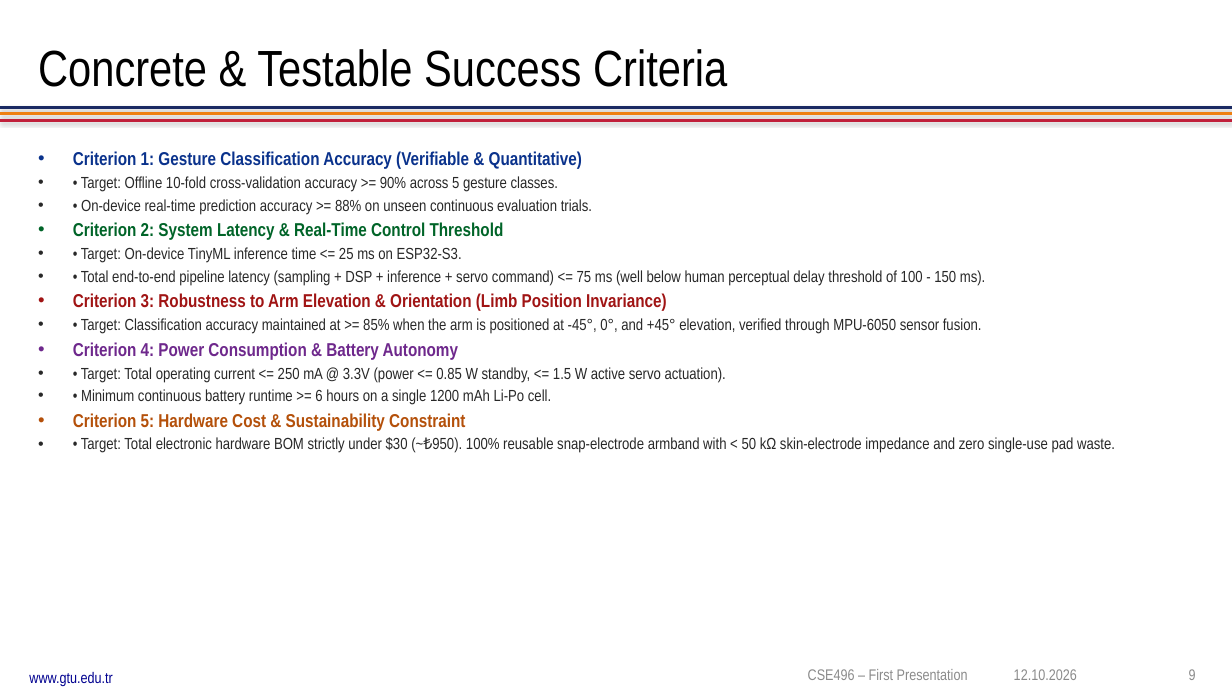
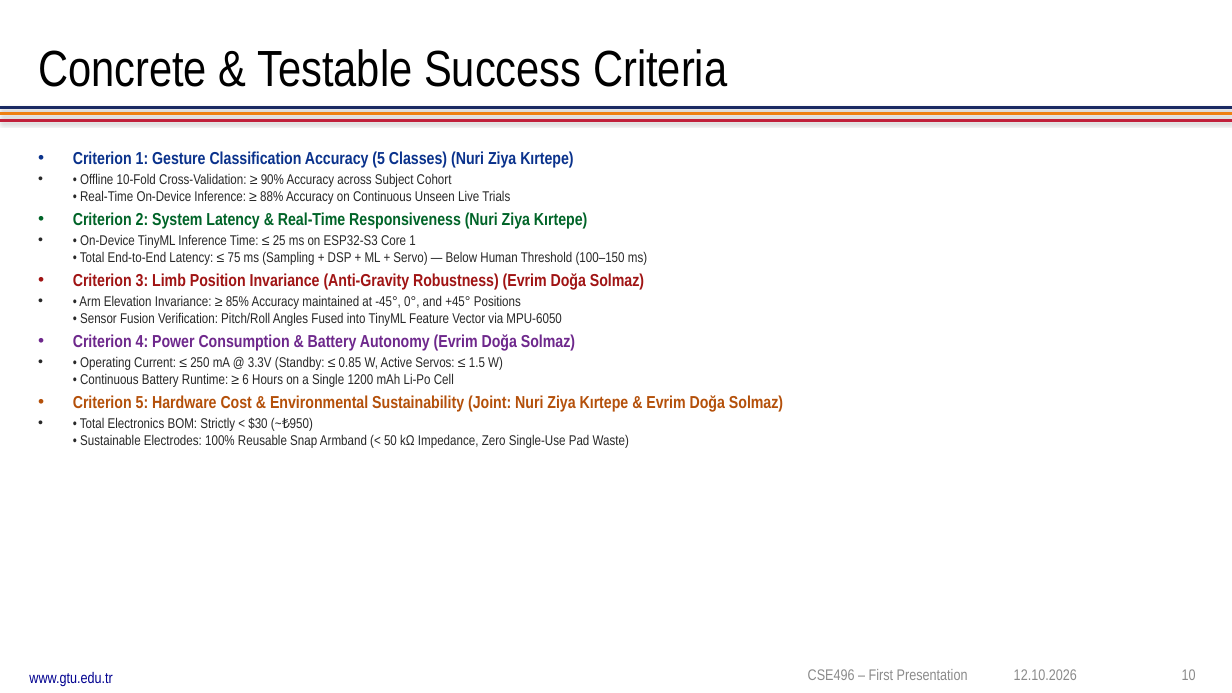
Before and after one commit to nziyak/nuada-bionic-hand-tinyml, a slide deck: slide 10 of docs/presentations/Nuada_Bionic_Hand_Project_Proposal_Presentation.pptx (slide 9 before the commit). Drawn at 1232x693 pixels with LibreOffice and Linux fonts; fonts in the diff are those of the drawing; background and template pictures are left out. Boxes give left, top, right and bottom in pixels: in the first picture for what was removed or moved away, otherwise in the second. Text is boxed around its words. In the diff, an @@ line names an element or a change of style, - is before the commit and + after.

```diff
--- a/docs/presentations/Nuada_Bionic_Hand_Project_Proposal_Presentation.pptx
+++ b/docs/presentations/Nuada_Bionic_Hand_Project_Proposal_Presentation.pptx
@@ text at bbox=[73, 151, 783, 448]: text changed; size 12.5 to 11 pt @@
-• Criterion 1: Gesture Classification Accuracy (Verifiable & Quantitative)
-• • Target: Offline 10-fold cross-validation accuracy >= 90% across 5 gesture classes.
-• • On-device real-time prediction accuracy >= 88% on unseen continuous evaluation trials.
-• Criterion 2: System Latency & Real-Time Control Threshold
-• • Target: On-device TinyML inference time <= 25 ms on ESP32-S3.
-• • Total end-to-end pipeline latency (sampling + DSP + inference + servo command) <= 75 ms (well below human perceptual delay threshold of 100 - 150 ms).
-• Criterion 3: Robustness to Arm Elevation & Orientation (Limb Position Invariance)
-• • Target: Classification accuracy maintained at >= 85% when the arm is positioned at -45°, 0°, and +45° elevation, verified through MPU-6050 sensor fusion.
-• Criterion 4: Power Consumption & Battery Autonomy
-• • Target: Total operating current <= 250 mA @ 3.3V (power <= 0.85 W standby, <= 1.5 W active servo actuation).
-• • Minimum continuous battery runtime >= 6 hours on a single 1200 mAh Li-Po cell.
-• Criterion 5: Hardware Cost & Sustainability Constraint
-• • Target: Total electronic hardware BOM strictly under $30 (~₺950). 100% reusable snap-electrode armband with < 50 kΩ skin-electrode impedance and zero single-use pad waste.
+• Criterion 1: Gesture Classification Accuracy (5 Classes) (Nuri Ziya Kırtepe)
+• • Offline 10-Fold Cross-Validation: ≥ 90% Accuracy across Subject Cohort
+  • Real-Time On-Device Inference: ≥ 88% Accuracy on Continuous Unseen Live Trials
+• Criterion 2: System Latency & Real-Time Responsiveness (Nuri Ziya Kırtepe)
+• • On-Device TinyML Inference Time: ≤ 25 ms on ESP32-S3 Core 1
+  • Total End-to-End Latency: ≤ 75 ms (Sampling + DSP + ML + Servo) — Below Human Threshold (100–150 ms)
+• Criterion 3: Limb Position Invariance (Anti-Gravity Robustness) (Evrim Doğa Solmaz)
+• • Arm Elevation Invariance: ≥ 85% Accuracy maintained at -45°, 0°, and +45° Positions
+  • Sensor Fusion Verification: Pitch/Roll Angles Fused into TinyML Feature Vector via MPU-6050
+• Criterion 4: Power Consumption & Battery Autonomy (Evrim Doğa Solmaz)
+• • Operating Current: ≤ 250 mA @ 3.3V (Standby: ≤ 0.85 W, Active Servos: ≤ 1.5 W)
+  • Continuous Battery Runtime: ≥ 6 Hours on a Single 1200 mAh Li-Po Cell
+• Criterion 5: Hardware Cost & Environmental Sustainability (Joint: Nuri Ziya Kırtepe & Evrim Doğa Solmaz)
+• • Total Electronics BOM: Strictly < $30 (~₺950)
+  • Sustainable Electrodes: 100% Reusable Snap Armband (< 50 kΩ Impedance, Zero Single-Use Pad Waste)
@@ text at bbox=[1182, 669, 1196, 680]: text changed @@
-9
+10
```
Also in this commit, not shown: 11 other slides changed, 2 slides added, 2 other files.
